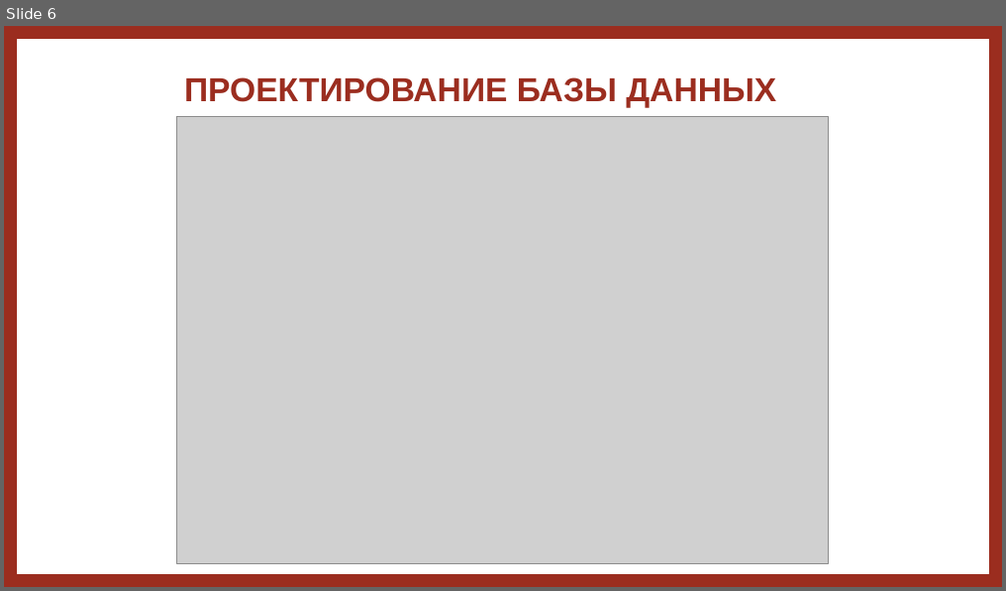
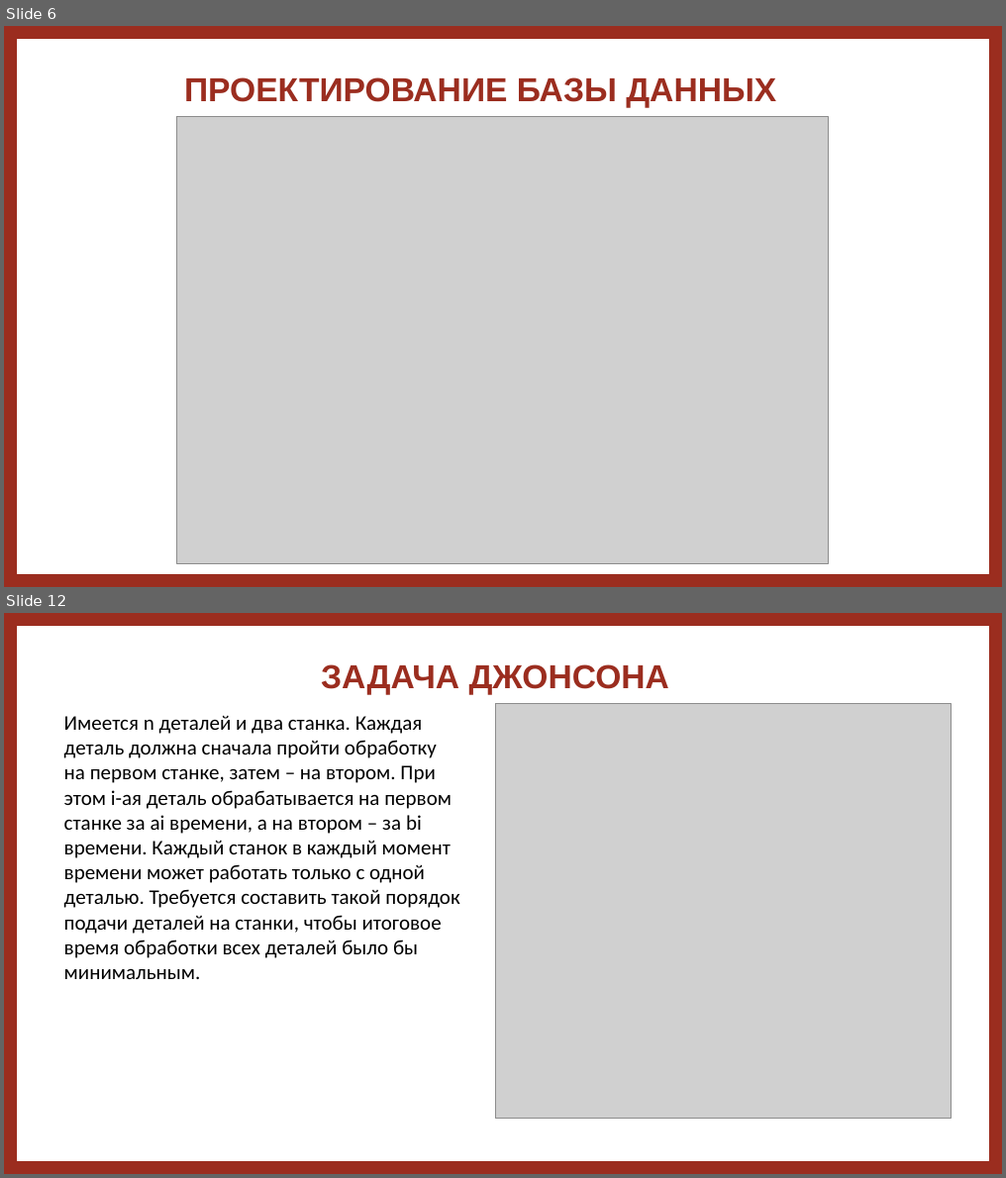
Before and after one commit to dex1fy/RecipeWebsite.EducationalPractice, a slide deck: документы/ЗащитаУП.pptx. Shown one above the other, each under a label of ours: slide 6 before the commit, slides 6 and 12 after it; the slides between them are not shown. The pictures are 1006x591 and 1006x1178 pixels, drawn with LibreOffice and Linux fonts; fonts in the diff are those of the drawing; grey boxes stand for pictures. Boxes give left, top, right and bottom in pixels: in the first picture for what was removed or moved away, otherwise in the second. Text is boxed around its words. In the diff, an @@ line names an element or a change of style, - is before the commit and + after.

```diff
--- a/документы/ЗащитаУП.pptx
+++ b/документы/ЗащитаУП.pptx
@@ slide 12 added at (4, 613, 1002, 1174), background #FFFFFF @@
@@ frame added at (4, 613, 1002, 1174), fill #9B2D1F, outline #9B2D1F 1 pt @@
@@ title added at (321, 664, 669, 695), 32 pt, text #9B2D1F, bold @@
+ЗАДАЧА ДЖОНСОНА
@@ text added at (64, 715, 459, 979), 20 pt, text #000000 @@
+Имеется n деталей и два станка. Каждая деталь должна сначала пройти обработку на первом станке, затем – на втором. При этом i-ая деталь обрабатывается на первом станке за ai времени, а на втором – за bi времени. Каждый станок в каждый момент времени может работать только с одной деталью. Требуется составить такой порядок подачи деталей на станки, чтобы итоговое время обработки всех деталей было бы минимальным.
@@ picture added at (495, 703, 950, 1119) @@
```
Also in this commit, not shown: 6 other slides added, 9 other files.
